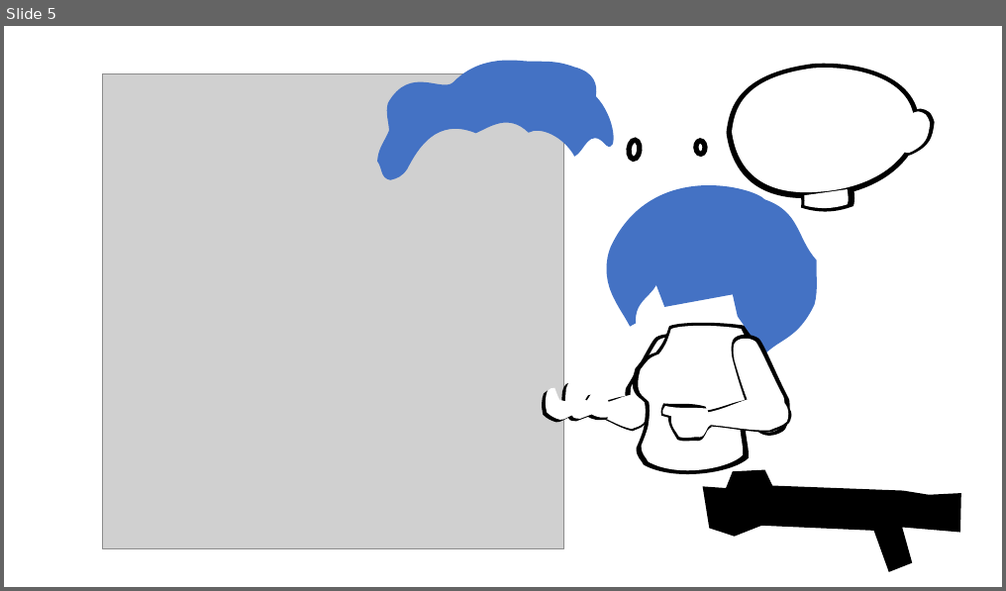
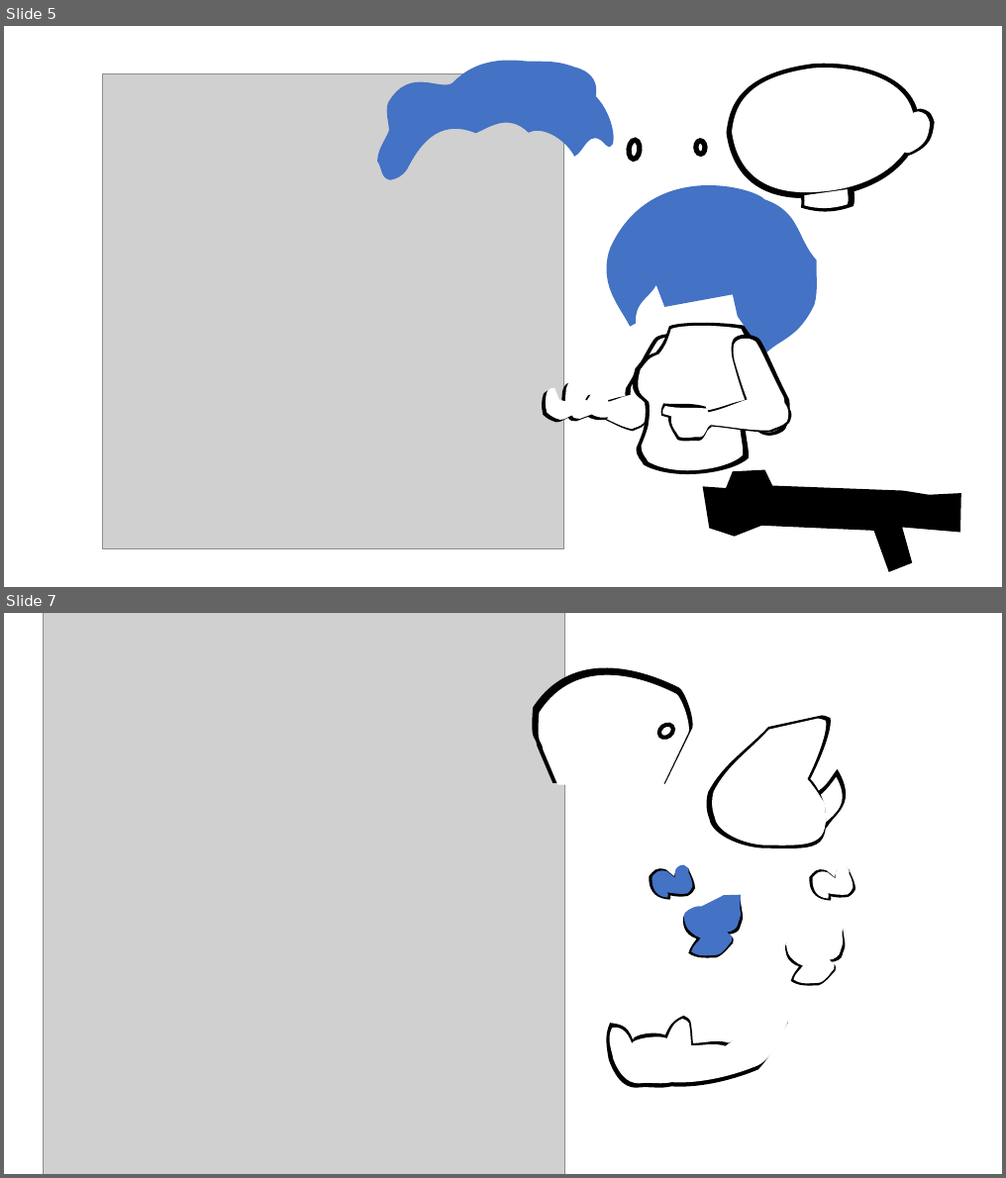
Before and after one commit to pointlesspun/TopDownShooter, a slide deck: Assets/Sprites/image sheet.pptx. Shown one above the other, each under a label of ours: slide 5 before the commit, slides 5 and 7 after it; the slides between them are not shown. The pictures are 1006x591 and 1006x1178 pixels, drawn with LibreOffice and Linux fonts; fonts in the diff are those of the drawing; grey boxes stand for pictures. Boxes give left, top, right and bottom in pixels: in the first picture for what was removed or moved away, otherwise in the second. Text is boxed around its words. In the diff, an @@ line names an element or a change of style, - is before the commit and + after.

```diff
--- a/Assets/Sprites/image sheet.pptx
+++ b/Assets/Sprites/image sheet.pptx
@@ slide 7 added at [4,613,1002,1174], background #FFFFFF @@
@@ picture added at [44,613,564,1174] @@
@@ freeform shape added at [532,667,693,783], fill #000000 @@
@@ freeform shape added at [539,675,689,786], fill #FFFFFF @@
@@ ellipse added at [657,722,676,741], outline #000000 4 pt @@
@@ group added at [706,716,846,849]: 4 freeform shapes @@
@@ freeform shape added at [649,866,696,900], fill #000000 @@
@@ freeform shape added at [652,865,693,898], fill #4472C4 @@
@@ freeform shape added at [810,866,856,900], fill #000000 @@
@@ freeform shape added at [813,866,853,899], fill #FFFFFF @@
@@ freeform shape added at [683,897,743,959], fill #000000 @@
@@ freeform shape added at [684,895,741,956], fill #4472C4 @@
@@ freeform shape added at [785,925,846,986], fill #000000 @@
@@ freeform shape added at [786,923,844,983], fill #FFFFFF @@
@@ freeform shape added at [607,1016,788,1087], fill #000000 @@
@@ freeform shape added at [610,1015,788,1084], fill #FFFFFF @@
```
Also in this commit, not shown: 2 other slides added, 23 other files.
